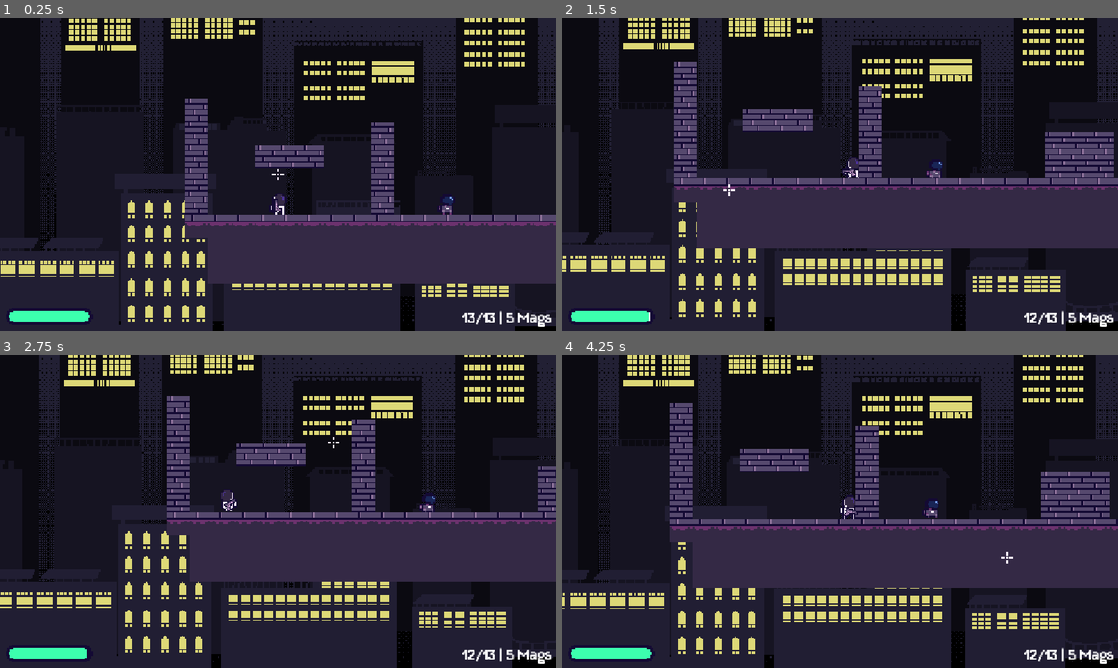
Above: before the commit, frames 1-4 (two rows, left to right).
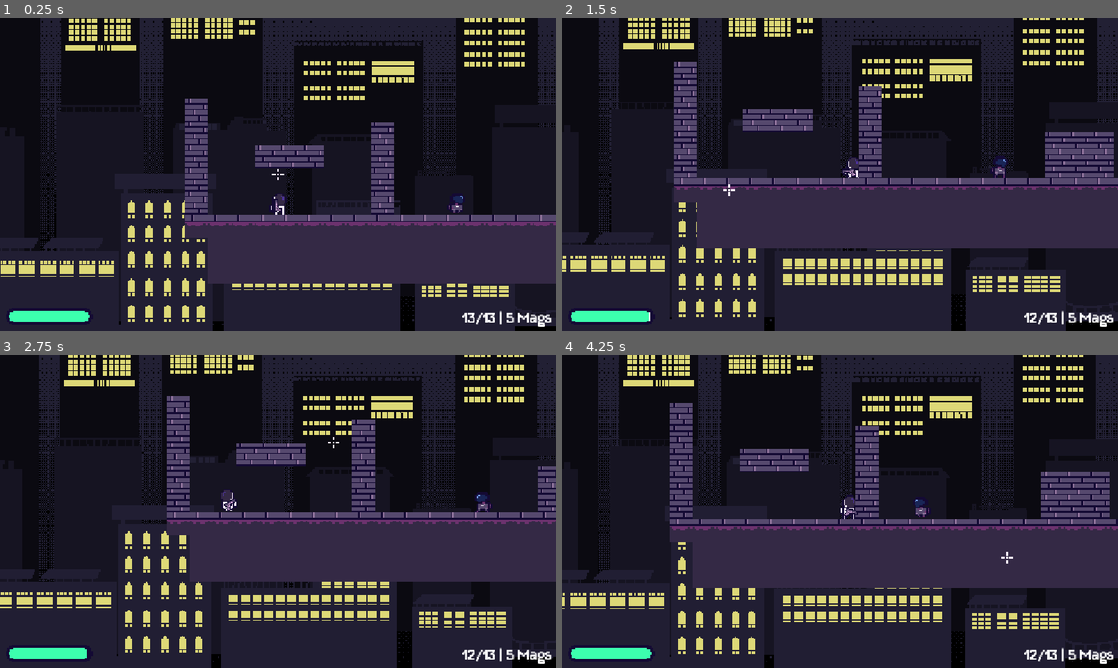
Above: after the commit, the same moments.

Repository: kyteidev/rogueshot
Game: Godot game, scene res://scenes/game_debug.tscn
Two runs of this game, one before a commit and one after it. Both use one fixed random seed, a clock stepped at 60 frames per second and the inputs below.
Inputs (mouse positions are in pixels of both pictures, inside the frame that each line leads up to):
- Up to frame 1 (0.25 s): no input
- Up to frame 2 (1.5 s): move the mouse to (962, 158) at 0.52 s; press the mouse at (962, 158) at 0.53 s; hold D (player_right) from 0.53 s (still down); tap W (player_jump) at 0.77 s; move the mouse to (728, 190) at 1.27 s; release the mouse at (728, 190) at 1.28 s; tap Shift (player_sprint) at 1.35 s
- Up to frame 3 (2.75 s): tap W (player_jump) at 1.52 s; move the mouse to (333, 442) at 2.02 s; release D (player_right) at 2.03 s; hold A (player_left) from 2.03 s (still down); tap 1 (weapon_1) at 2.1 s
- Up to frame 4 (4.25 s): move the mouse to (812, 574) at 2.77 s; release A (player_left) at 2.78 s; hold D (player_right) from 2.78 s (still down); tap 2 (weapon_2) at 2.85 s; tap W (player_jump) at 3.02, 3.77 s; move the mouse to (1006, 558) at 3.52 s; tap Q (weapon_cycle) at 3.6 s

The runs differ from the first frame. In frame 1, 0.2% of the frame differs, in the area x 79-84%, y 56-63%; in frame 2, 0.2%; in frame 3, 0.2%, in the area x 75-89%, y 43-51%; in frame 4, 0.2%.

Commit message:
add basic enemy patrol state

Diff:
--- a/scenes/characters/enemy.tscn
+++ b/scenes/characters/enemy.tscn
@@ -143,5 +143,9 @@
 shape = SubResource("CapsuleShape2D_nxcxh")
 
 [node name="WallRay" type="RayCast2D" parent="." unique_id=254261750]
+position = Vector2(0, -7)
+target_position = Vector2(16, 0)
 
 [node name="LedgeRay" type="RayCast2D" parent="." unique_id=2076729340]
+position = Vector2(7, 0)
+target_position = Vector2(0, 4)
--- a/scripts/enemy.gd
+++ b/scripts/enemy.gd
@@ -5,7 +5,7 @@
 
 const MAX_HEALTH = 100.0
 
-const BASE_SPEED = 300.0
+const PATROL_SPEED = 30.0
 const JUMP_VELOCITY = -200.0
 
 const GROUND_ACCEL = 900.0
@@ -23,6 +23,8 @@
 var target: CharacterBody2D = null
 
 var health = MAX_HEALTH
+var direction = 1
+var speed = 0.0
 
 @onready var anim = $AnimatedSprite2D
 @onready var wall_ray = $WallRay
@@ -48,6 +50,18 @@
 		State.RETREAT: _state_retreat()
 		State.DEAD: _state_dead(delta)
 
+	# calculate x velocity
+	var accel: float
+	if direction == 0: # apply friction when not moving
+		accel = GROUND_FRICTION if is_on_floor() else AIR_FRICTION
+	else:
+		accel = GROUND_ACCEL if is_on_floor() else AIR_ACCEL
+
+		# makes turns faster
+		if velocity.x != 0 and sign(velocity.x) != sign(direction):
+			accel *= TURN_MULTIPLIER
+	velocity.x = move_toward(velocity.x, direction * speed, accel * delta)
+
 	move_and_slide()
 
 
@@ -68,8 +82,15 @@
 
 
 func _state_patrol() -> void:
-	pass
+	anim.play("run")
+	anim.speed_scale = 0.9
 
+	if is_on_floor() and (wall_ray.is_colliding() or not ledge_ray.is_colliding()):
+		direction *= -1
+		anim.flip_h = not anim.flip_h
+		wall_ray.target_position *= -1
+		ledge_ray.position.x *= -1
+	speed = PATROL_SPEED
 
 func _state_chase() -> void:
 	pass
